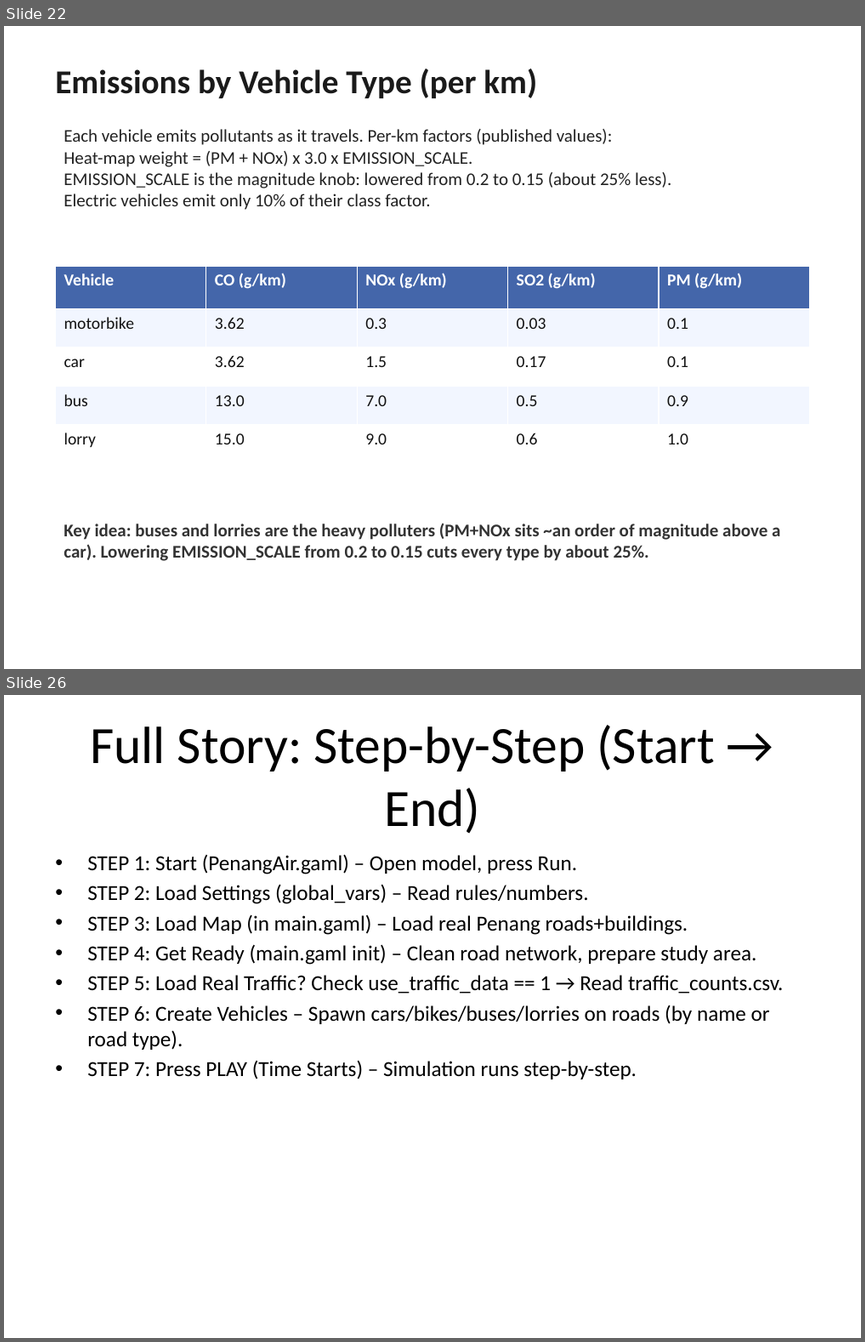
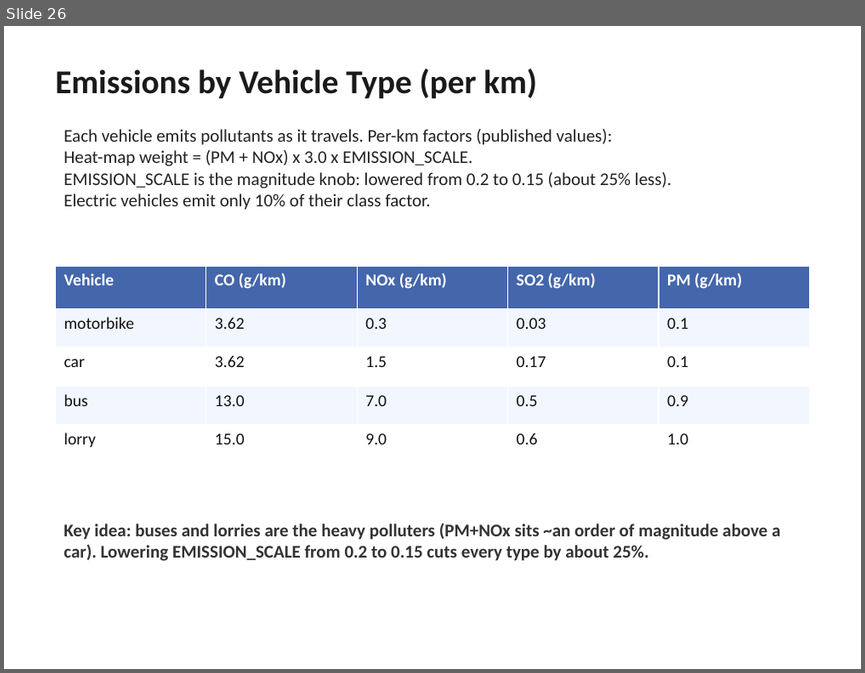
Before and after one commit to hqnghi88/PenangAir, a slide deck: PenangAir_Tutorial_NonProgrammer_Fixed.pptx. Shown one above the other, each under a label of ours: slides 22 and 26 before the commit, slide 26 after it; the slides between them are not shown. The pictures are 865x1342 and 865x673 pixels, drawn with LibreOffice and Linux fonts; fonts in the diff are those of the drawing. Boxes give left, top, right and bottom in pixels: in the first picture for what was removed or moved away, otherwise in the second. Text is boxed around its words. In the diff, an @@ line names an element or a change of style, - is before the commit and + after.

Commit message:
Refactor traffic and pollution models; update emission scaling and fleet size for improved simulation accuracy

```diff
--- a/PenangAir_Tutorial_NonProgrammer_Fixed.pptx
+++ b/PenangAir_Tutorial_NonProgrammer_Fixed.pptx
@@ slide 26 removed at box(4, 695, 861, 1338), background #FFFFFF @@
@@ title removed at box(90, 725, 714, 834) @@
-Full Story: Step-by-Step (Start → End)
@@ text removed at box(87, 854, 783, 1079) @@
-• STEP 1: Start (PenangAir.gaml) – Open model, press Run.
-• STEP 2: Load Settings (global_vars) – Read rules/numbers.
-• STEP 3: Load Map (in main.gaml) – Load real Penang roads+buildings.
-• STEP 4: Get Ready (main.gaml init) – Clean road network, prepare study area.
-• STEP 5: Load Real Traffic? Check use_traffic_data == 1 → Read traffic_counts.csv.
-• STEP 6: Create Vehicles – Spawn cars/bikes/buses/lorries on roads (by name or road type).
-• STEP 7: Press PLAY (Time Starts) – Simulation runs step-by-step.
@@ what was slide 22 is now slide 26 @@
```
Also in this commit, not shown: 22 slides changed, 1 slide added, 2 other slides removed, 4 other files.
